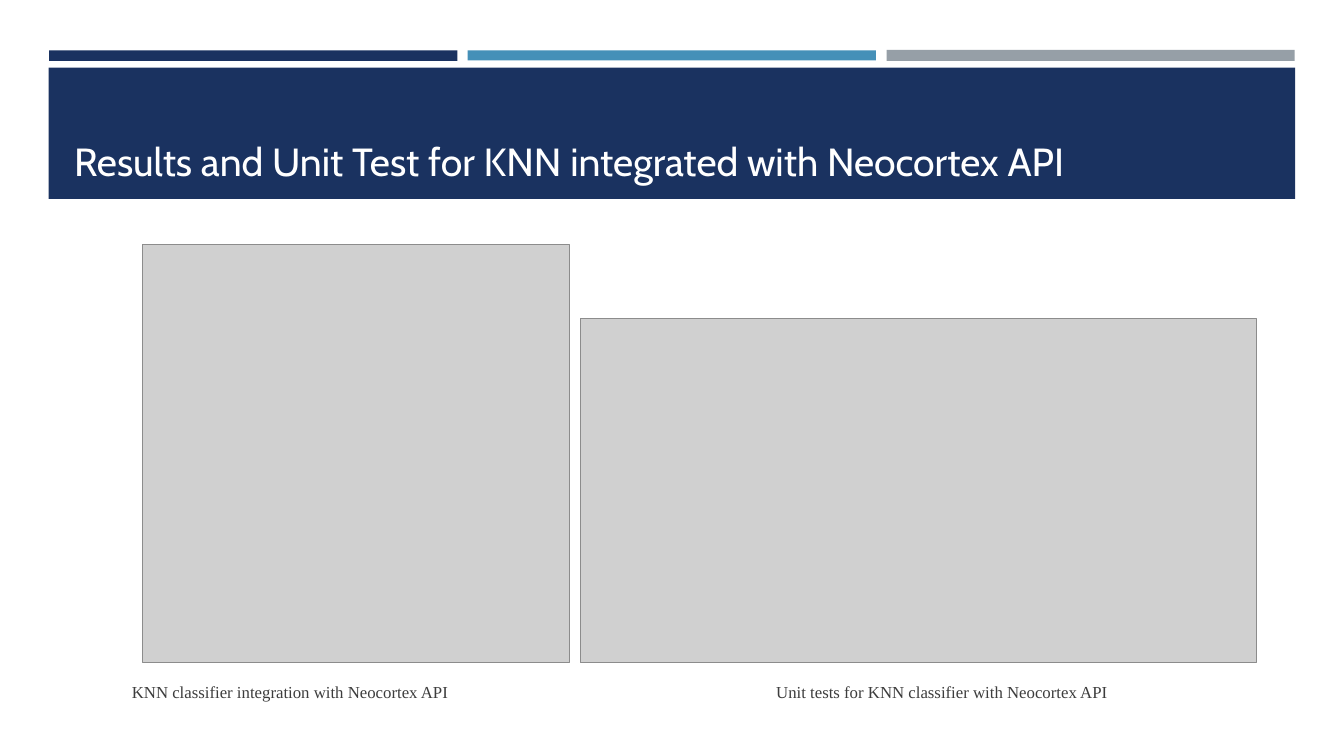
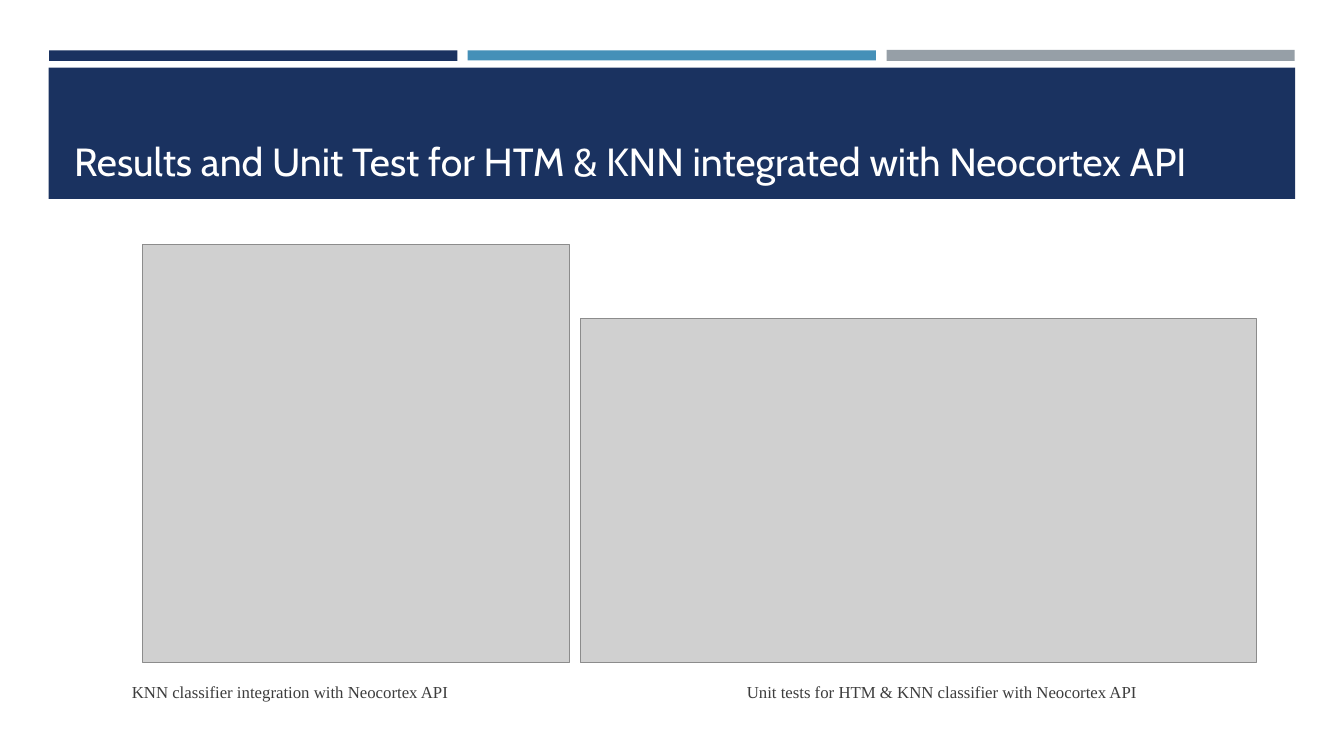
Before and after one commit to Abwahab55/neocortexapi-AppHorozon, a slide deck: slide 10 of source/MySEProject/Documentation/PPT_ML 2425-01 Investigate Image Reconstruction by Using Classifiers.pptx (slide 8 before the commit). Drawn at 1344x756 pixels with LibreOffice and Linux fonts; fonts in the diff are those of the drawing; grey boxes stand for pictures. Boxes give left, top, right and bottom in pixels: in the first picture for what was removed or moved away, otherwise in the second. Text is boxed around its words. In the diff, an @@ line names an element or a change of style, - is before the commit and + after.

```diff
--- a/source/MySEProject/Documentation/PPT_ML 2425-01 Investigate Image Reconstruction by Using Classifiers.pptx
+++ b/source/MySEProject/Documentation/PPT_ML 2425-01 Investigate Image Reconstruction by Using Classifiers.pptx
@@ title at box(74, 146, 1187, 185): text changed @@
-Results and Unit Test for KNN integrated with Neocortex API
+Results and Unit Test for HTM & KNN integrated with Neocortex API
@@ text at box(747, 686, 1136, 698): text changed @@
-Unit tests for KNN classifier with Neocortex API
+Unit tests for HTM & KNN classifier with Neocortex API
```
Also in this commit, not shown: 6 other slides changed, 3 slides added.
